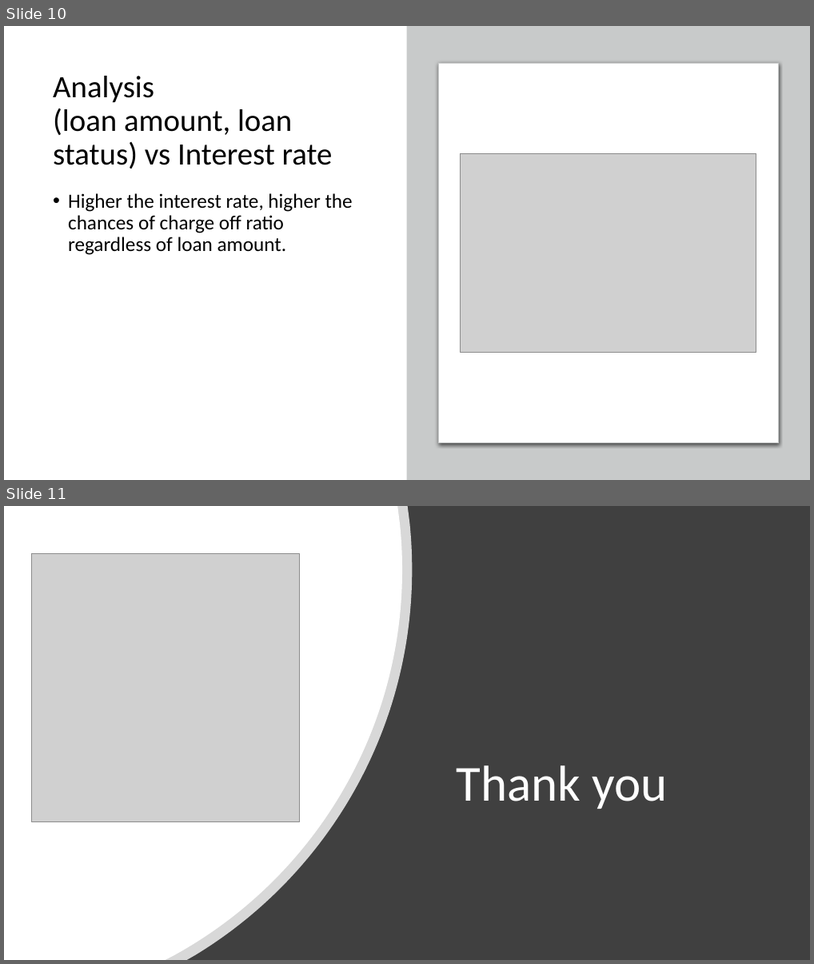
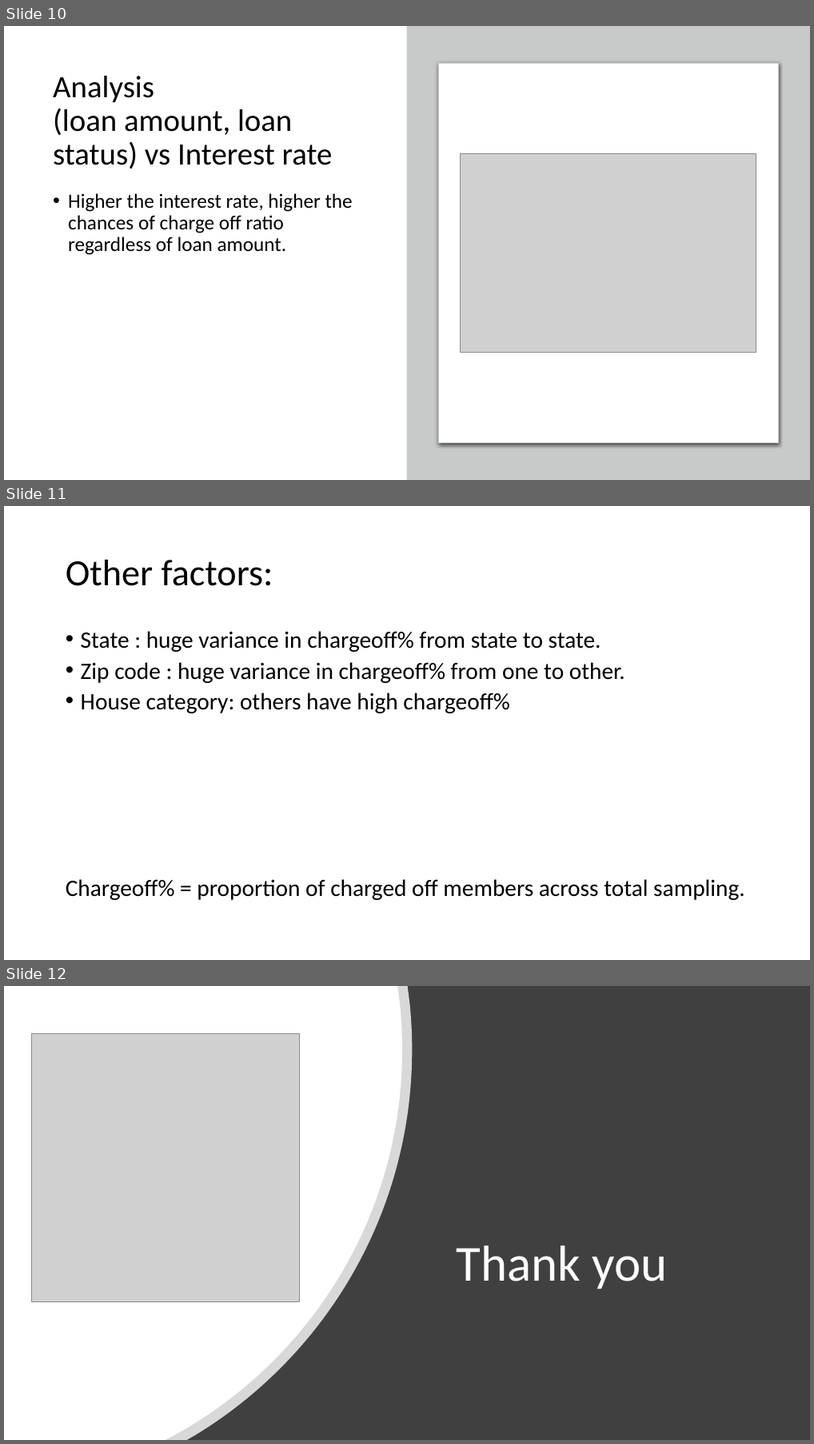
Before and after one commit to maniraj1234/LendingClubCaseStudy, a slide deck: MLC40_Maniraj_Madishetty.pptx. Shown one above the other, each under a label of ours: slides 10 and 11 before the commit, slides 10, 11 and 12 after it. The pictures are 814x964 and 814x1444 pixels, drawn with LibreOffice and Linux fonts; fonts in the diff are those of the drawing; grey boxes stand for pictures. Boxes give left, top, right and bottom in pixels: in the first picture for what was removed or moved away, otherwise in the second. Text is boxed around its words. In the diff, an @@ line names an element or a change of style, - is before the commit and + after.

Commit message:
updating ppt to other factors

```diff
--- a/MLC40_Maniraj_Madishetty.pptx
+++ b/MLC40_Maniraj_Madishetty.pptx
@@ slide 11 added at [4,506,810,960], background #FFFFFF @@
@@ title added at [66,560,274,586], 44 pt, text #000000 @@
+Other factors:
@@ text added at [66,631,746,900], 28 pt, text #000000 @@
+• State : huge variance in chargeoff% from state to state.
+• Zip code : huge variance in chargeoff% from one to other.
+• House category: others have high chargeoff%
+Chargeoff% = proportion of charged off members across total sampling.
@@ what was slide 11 is now slide 12 @@
```
Also in this commit, not shown: 1 other file.
